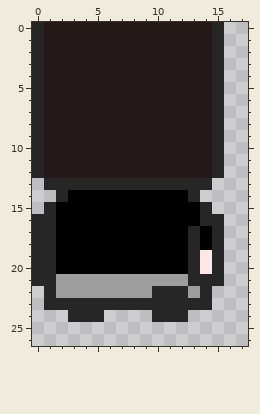
A pixel-art sprite gets an edit: math_game/SpriteData/Nav/up/pixil-frame-3.png. This is how it looked before the edit.
The file is 18x27 pixels.
Once edited:
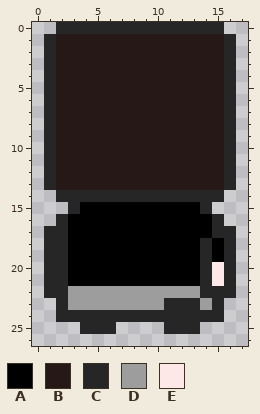
Palette (. is transparent): A #010000  B #251816  C #262626  D #9d9d9d  E #fde8e7
The edit:
The edit turns colour C into colour A in row 16 at x 14; in row 17 at x 13; in rows 18 to 19 at x 13 and 15; in rows 20 to 21 at x 13.
The edit turns colour D into colour A in row 21 at x 3 to 12.
There is now colour B in row 13 at x 15.
The edit turns colour C into colour B in rows 1 to 12 at x 15; in row 13 at x 2 to 14.
There is now colour C in rows 1 to 13 at x 16; in row 14 at x 14 to 15; in rows 17 to 21 at x 16; in row 22 at x 15 to 16; in row 23 at x 15; in row 24 at x 2, 6 to 9 and 13 to 15.
There is now colour C in row 25 at x 4 to 6 and 11 to 13.
The edit turns colour A into colour C in row 14 at x 3 to 12; in row 15 at x 3; in rows 16 to 17 at x 2; in row 18 at x 2 and 14; in rows 19 to 20 at x 2.
The edit turns colour B into colour C in row 0 at x 2 to 14; in rows 1 to 12 at x 1.
The edit turns colour D into colour C in rows 21 to 22 at x 2.
The edit turns colour E into colour C in rows 19 to 20 at x 14.
The edit turns colour C into colour D in row 22 at x 10 to 12; in row 23 at x 3 to 10 and 14.
The edit turns colour C into colour E in rows 20 to 21 at x 15.
Colour A is removed in row 15 at x 2.
Colour B is removed in row 0 at x 1.
Colour C is removed in rows 0 to 12 at x 0; in row 15 at x 1; in row 16 at x 0 to 1; in rows 17 to 21 at x 0; in row 23 at x 1.
Boxes around the changes in both pictures, in picture pixels (x1, y1, x2, y2):
changed: (32, 22, 236, 334)
